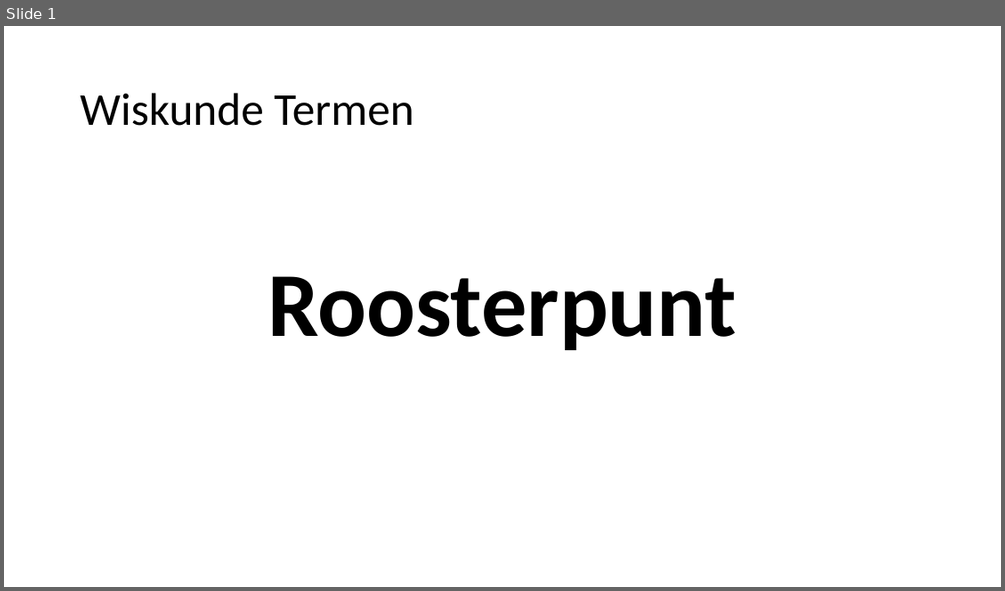
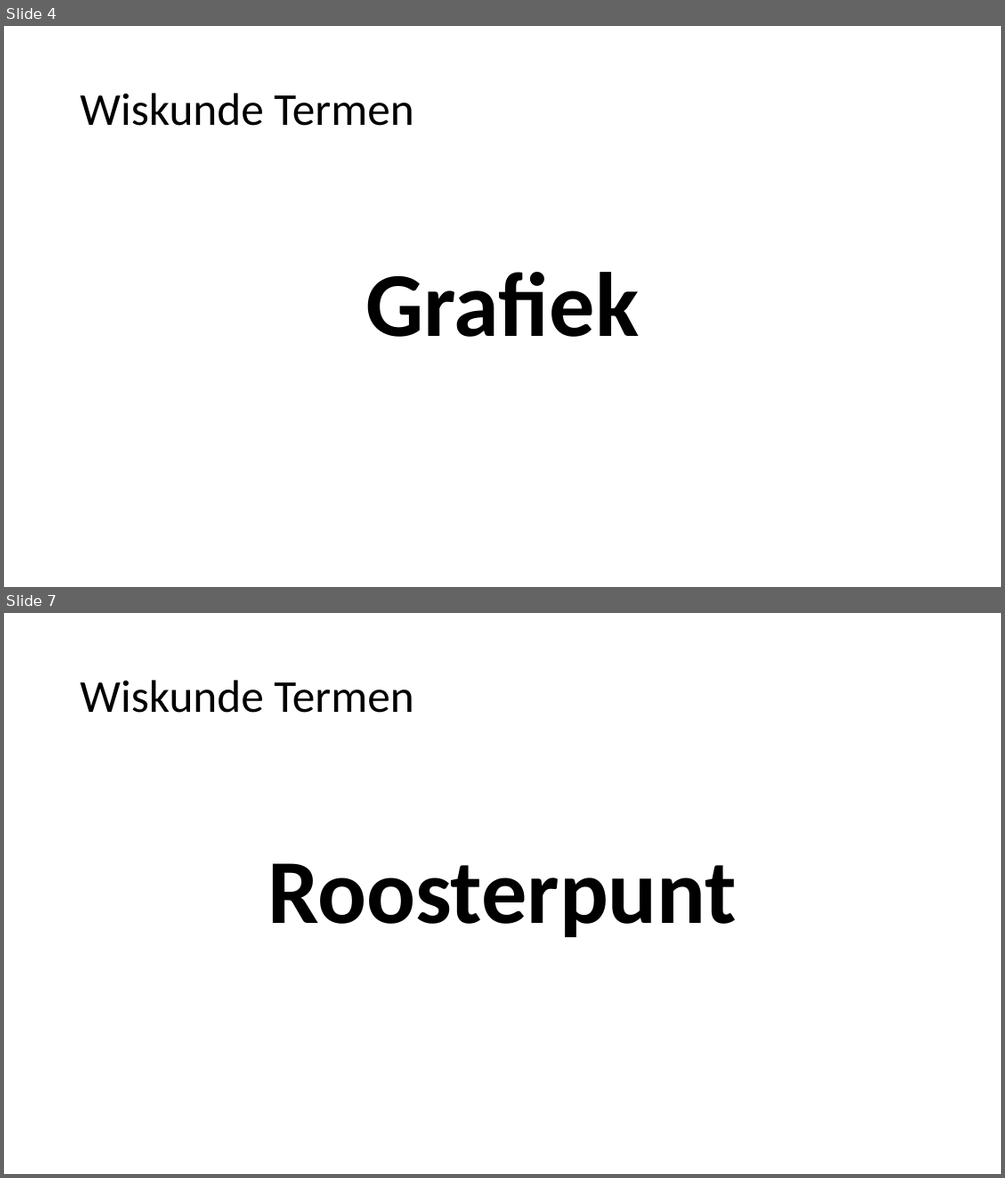
Before and after one commit to heinvinkel/wiskundetermen, a slide deck: verbanden en formules/AAAAverbanden en formules.pptx. Shown one above the other, each under a label of ours: slide 1 before the commit, slides 4 and 7 after it; the slides between them are not shown. The pictures are 1005x591 and 1005x1178 pixels, drawn with LibreOffice and Linux fonts; fonts in the diff are those of the drawing. Boxes give left, top, right and bottom in pixels: in the first picture for what was removed or moved away, otherwise in the second. Text is boxed around its words. In the diff, an @@ line names an element or a change of style, - is before the commit and + after.

```diff
--- a/verbanden en formules/AAAAverbanden en formules.pptx
+++ b/verbanden en formules/AAAAverbanden en formules.pptx
@@ slide 4 added at (4, 26, 1001, 587), background #FFFFFF @@
@@ title added at (80, 93, 413, 126), 44 pt, text #000000 @@
+Wiskunde Termen
@@ text added at (366, 272, 639, 337), 87.8 pt, text #000000, bold @@
+Grafiek
@@ what was slide 1 is now slide 7 @@
```
Also in this commit, not shown: 5 other slides added, 7 other files.
